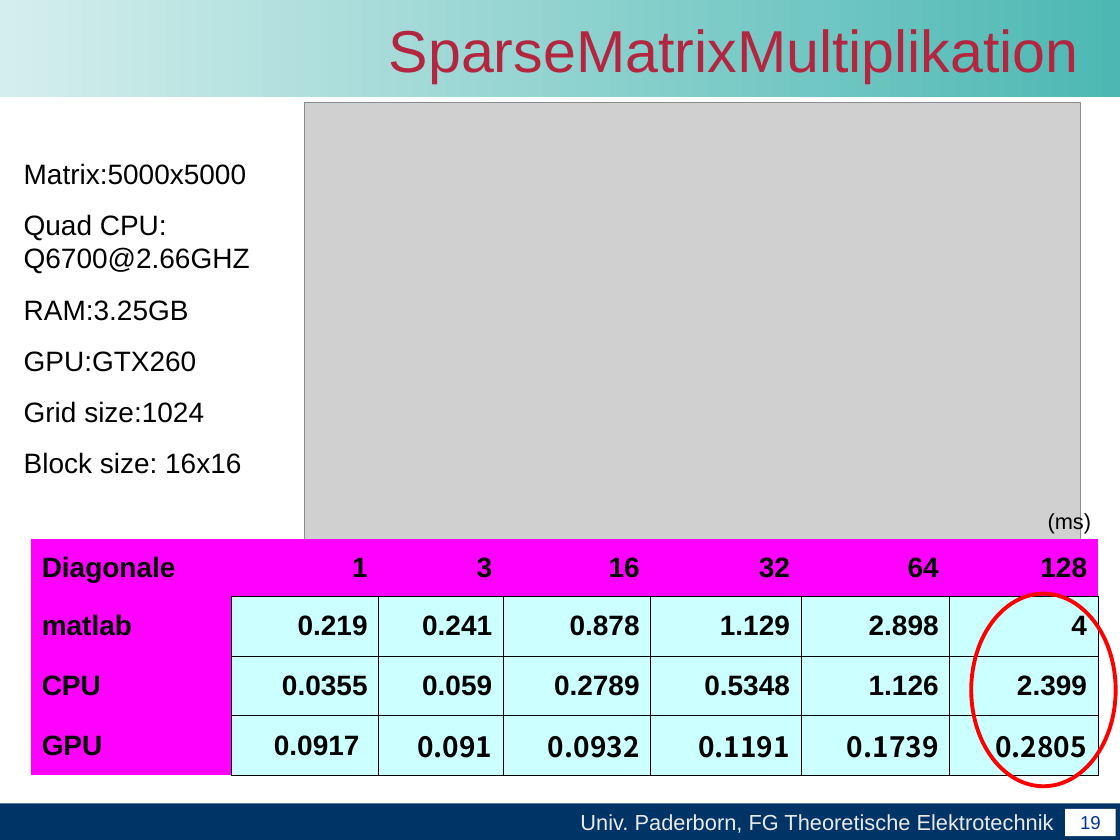
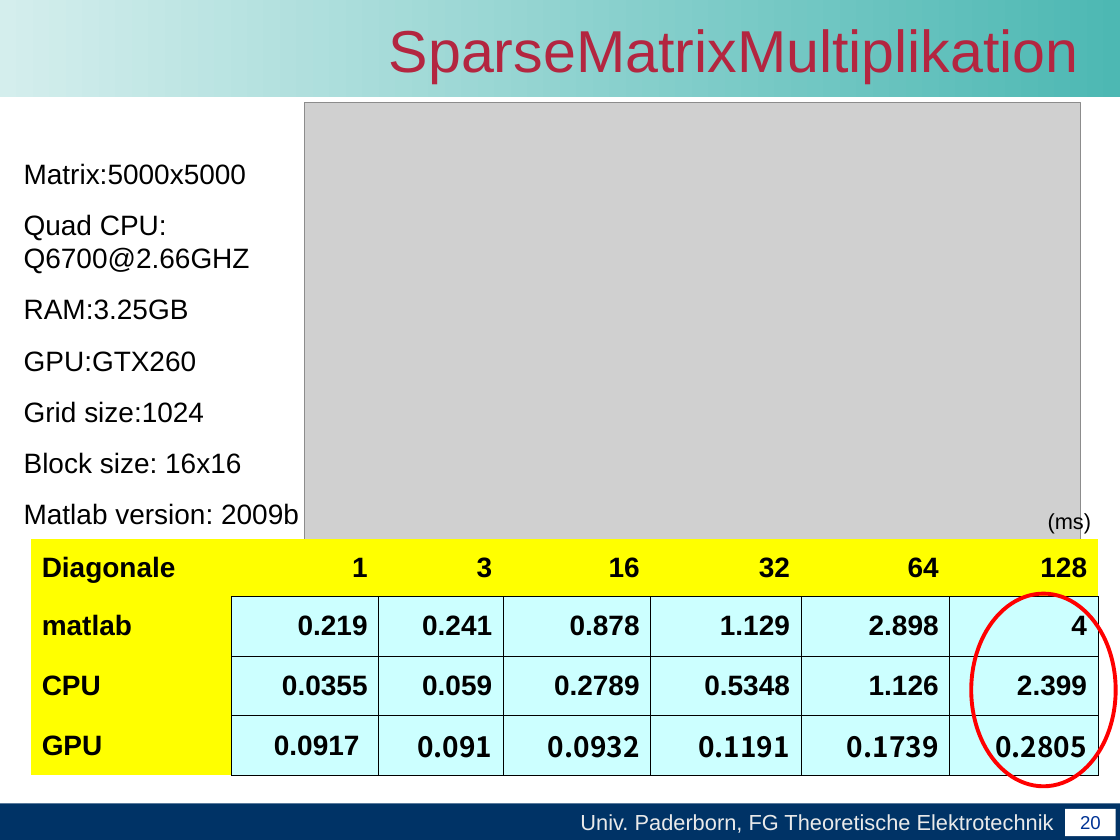
Before and after one commit to unconditional/projektarbeitcuda, a slide deck: slide 20 of Abschlussvortrag/Abschlussvortrag der Projektarbeit CUDA.ppt (slide 19 before the commit). Drawn at 1120x840 pixels with LibreOffice and Linux fonts; fonts in the diff are those of the drawing; grey boxes stand for pictures; background and template pictures are left out. Boxes give left, top, right and bottom in pixels: in the first picture for what was removed or moved away, otherwise in the second. Text is boxed around its words. In the diff, an @@ line names an element or a change of style, - is before the commit and + after.

```diff
--- a/Abschlussvortrag/Abschlussvortrag der Projektarbeit CUDA.ppt
+++ b/Abschlussvortrag/Abschlussvortrag der Projektarbeit CUDA.ppt
@@ text at (24, 503, 299, 525): paragraph added @@
+Matlab version: 2009b
@@ table at (30, 540, 1096, 776) @@
@@ fill #FF00FF to #FFFF00 in 10 cells @@
@@ page number at (1080, 816, 1101, 830): text changed @@
-19
+20
```
Also in this commit, not shown: 12 other slides changed, 1 slide added.
